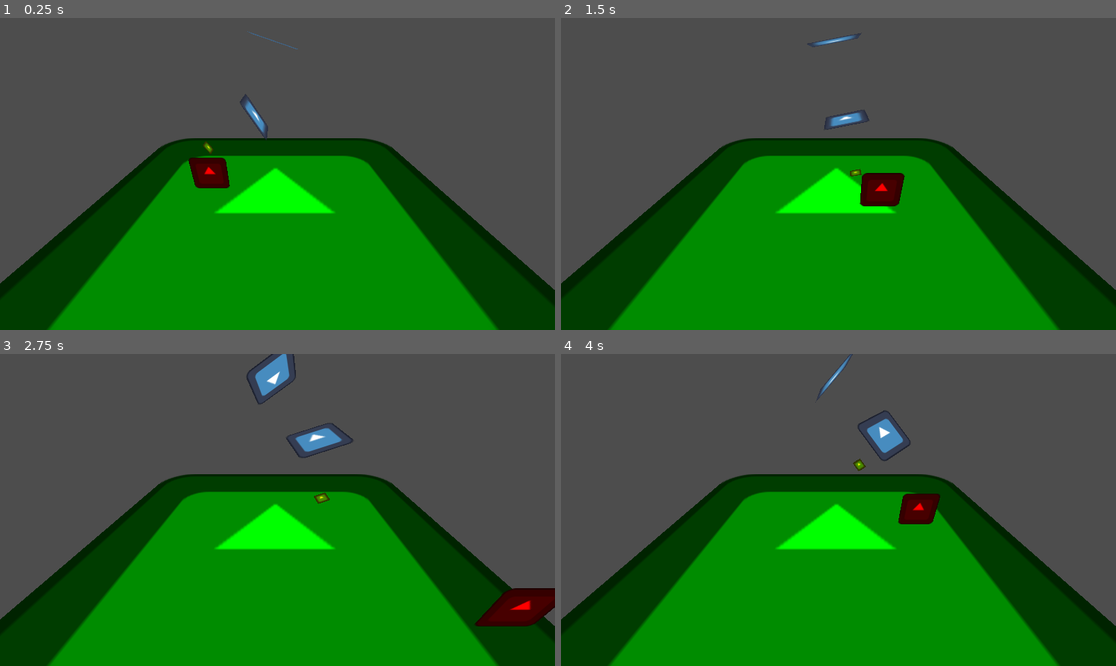
Above: before the commit, frames 1-4 (two rows, left to right).
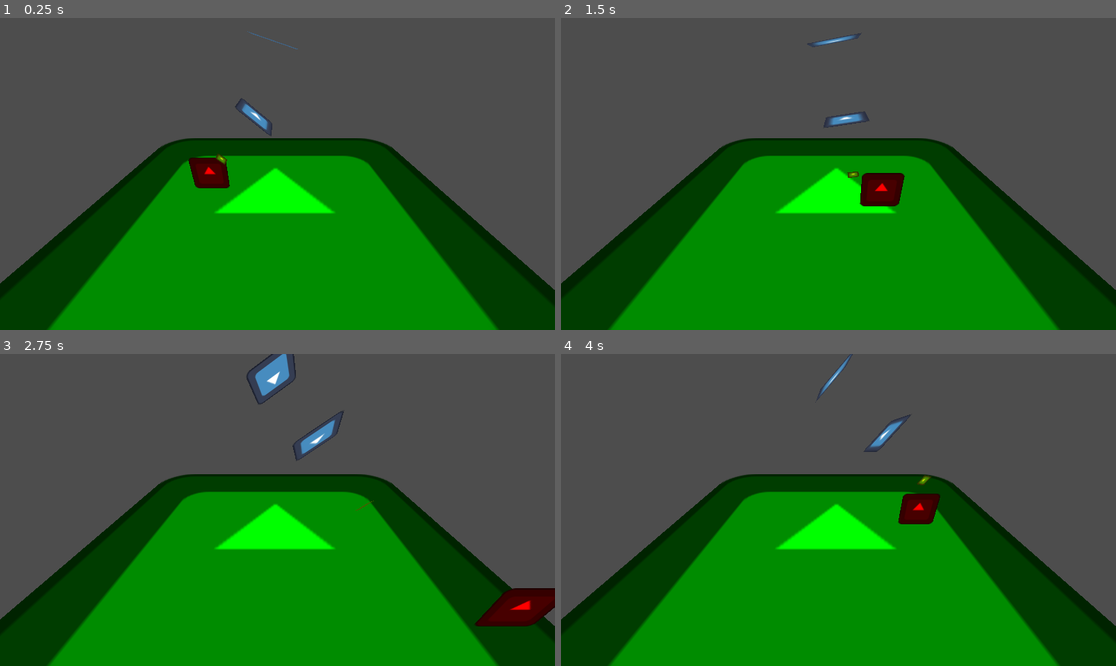
Above: after the commit, the same moments.

Repository: RatepGD/Godot_IK
Game: Godot game, scene res://main.tscn
Two runs of this game, one before a commit and one after it. Both use one fixed random seed, a clock stepped at 60 frames per second and the inputs below. The engine's default icon, where the game draws it, is replaced by a stand-in: a white triangle on a blue panel in a dark square.
Inputs:
- Up to frame 1 (0.25 s): no input
- Up to frame 2 (1.5 s): hold D (right) 0.53-1.28 s; hold S (backward) from 1.28 s (still down)
- Up to frame 3 (2.75 s): release S (backward) at 2.03 s; hold D (right) from 2.03 s (still down)
- Up to frame 4 (4 s): release D (right) at 2.78 s; hold W (forward) 2.78-3.53 s; hold A (left) from 3.53 s (still down)

The runs differ from the first frame. In frame 1, 0.3% of the frame differs, in the area x 36-50%, y 24-47%; in frame 2, 0.1%; in frame 3, 0.5%; in frame 4, 0.7%, in the area x 52-67%, y 18-43%.

Commit message:
hohoho its starting to work... somehow

Diff:
--- a/chain.gd
+++ b/chain.gd
@@ -7,7 +7,7 @@
 func _ready() -> void:
 	var bones: Array[Node] = get_tree().get_nodes_in_group("IK_bone").filter(func(n:Node): return not n.is_in_group("IK_end"))
 	for bone in bones:
-		bone.set_meta("direction",bone.global_basis.z)
+		bone.set_meta("direction",bone.basis.z)
 
 # Called every frame. 'delta' is the elapsed time since the previous frame.
 func _physics_process(_delta: float) -> void:
@@ -46,19 +46,21 @@
 
 	var pole_direction: Vector3 = node.get_meta("direction")
 	var local_normal: Vector3 = pole_direction.cross(node.basis.z)
-	var angle_from_pole: float = pole_direction.signed_angle_to(node.global_basis.z,normal)
+	var angle_from_pole: float = pole_direction.signed_angle_to(node.basis.z,local_normal)
 	var angle_limit: float = (PI/180) * (node.get_meta("angle_range_deg")/2)
 
-	var predicted_angle: float = angle_from_pole + angle_to_target * softness
+	var predicted_angle: float = angle_from_pole + angle_to_target
+	print(node.name+":")
+	print(rad_to_deg(angle_from_pole))
 	#TODO: detection works, but adjustment afterwards doesnt
 	if predicted_angle > angle_limit:
 		angle_to_target = angle_limit - angle_from_pole
 	elif predicted_angle < -angle_limit:
-		angle_to_target = -angle_limit - angle_from_pole
+		angle_to_target = -angle_limit + angle_from_pole
 
 	if last_bone:
 		if not is_equal_enough(normal,Vector3.ZERO,0.01):
-			node.global_basis = node.global_basis.rotated(normal, angle_to_target * softness)
+			node.global_basis = node.global_basis.rotated(normal, angle_to_target)
 		return
 
 	if not is_equal_enough(normal,Vector3.ZERO,0.01):
